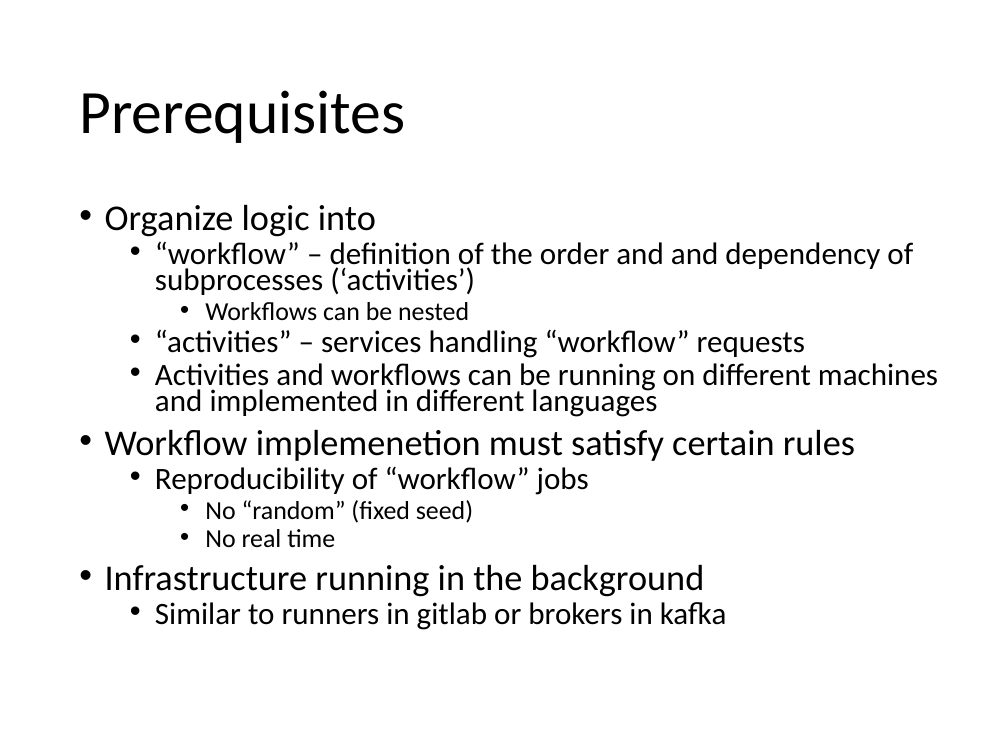
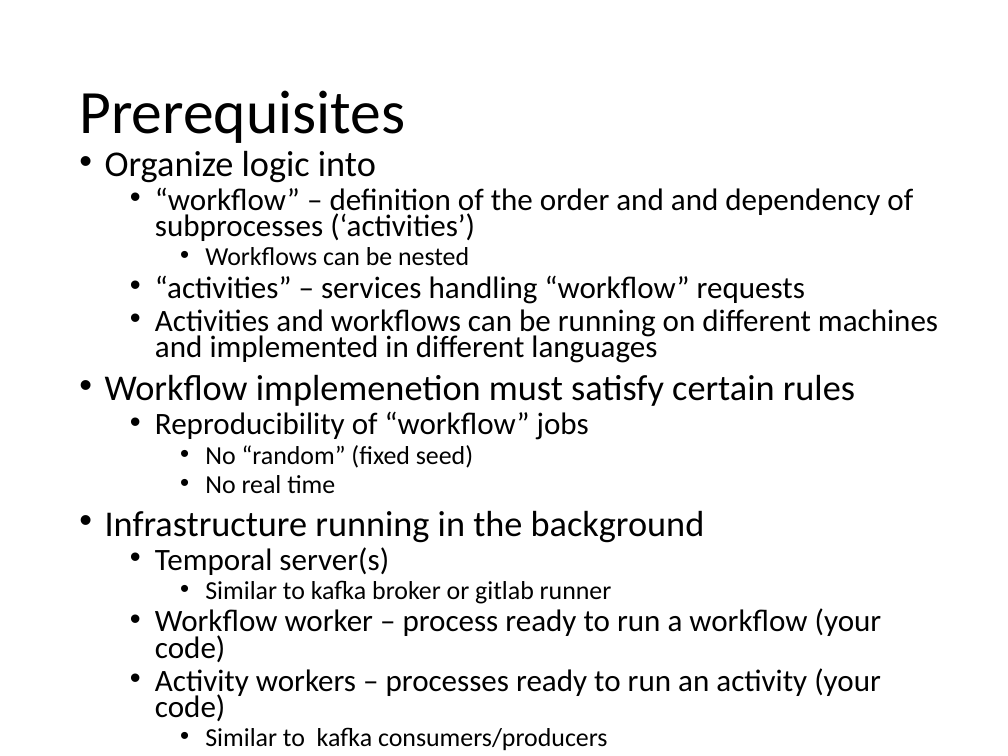
Before and after one commit to zconsult/am_temporal, a slide deck: slide 5 of Temporal.pptx. Drawn at 1008x756 pixels with LibreOffice and Linux fonts; fonts in the diff are those of the drawing. Boxes give left, top, right and bottom in pixels: in the first picture for what was removed or moved away, otherwise in the second. Text is boxed around its words. In the diff, an @@ line names an element or a change of style, - is before the commit and + after.

```diff
--- a/Temporal.pptx
+++ b/Temporal.pptx
@@ text "Organize logic into": place and size @@
-text "Organize logic into" at bbox=[105, 204, 938, 630]
+text "Organize logic into" at bbox=[105, 150, 938, 721]
@@ text at bbox=[155, 547, 882, 721]: text changed @@
-  • Similar to runners in gitlab or brokers in kafka
+  • Temporal server(s)
+    • Similar to kafka broker or gitlab runner
+  • Workflow worker – process ready to run a workflow (your code)
+  • Activity workers – processes ready to run an activity (your code)
+    • Similar to kafka consumers/producers
```
Also in this commit, not shown: 3 slides added.
